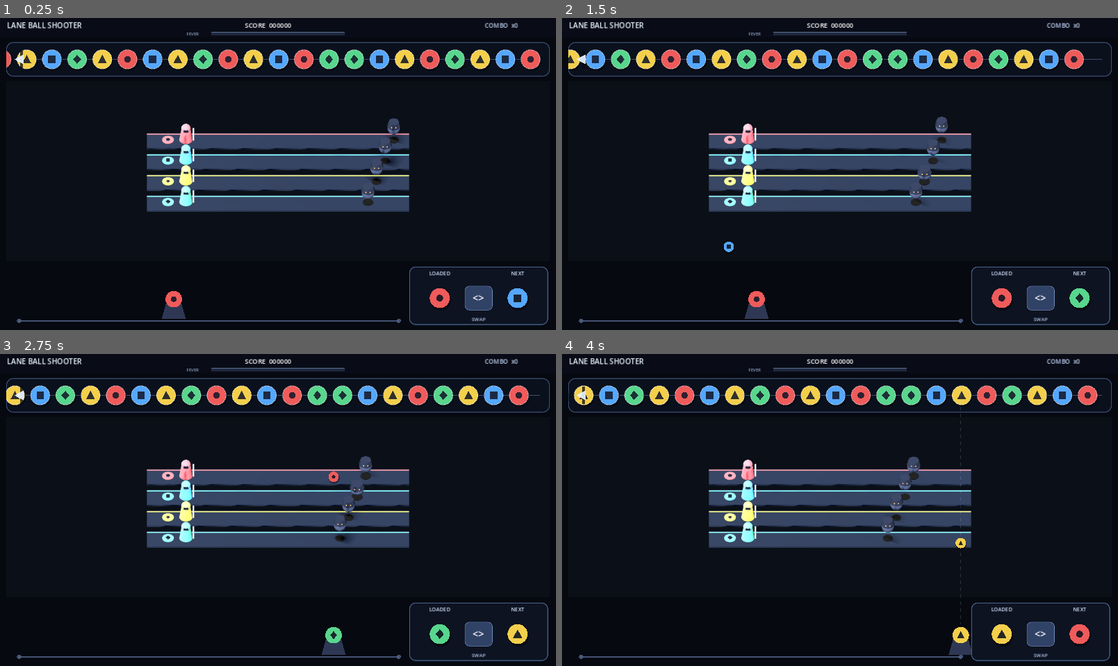
Above: before the commit, frames 1-4 (two rows, left to right).
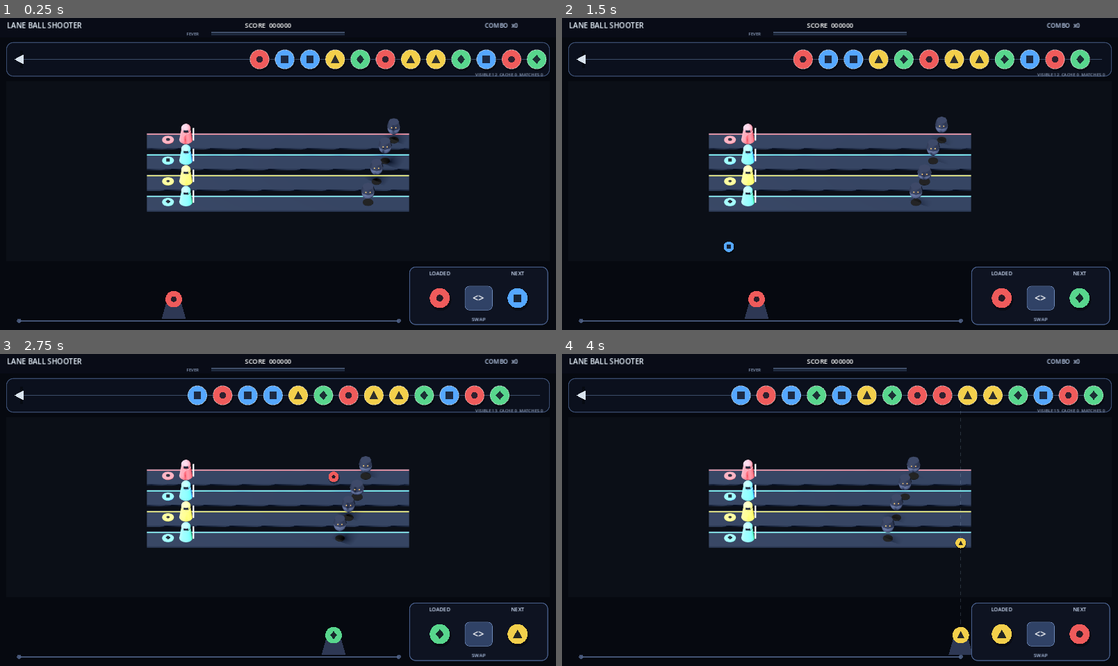
Above: after the commit, the same moments.

Repository: Shikirashi/lane-ball-shooter
Game: Godot game, scene res://scenes/main.tscn
Same seed, same stepped clock (60 frames per second), same inputs: the game is played once before the commit and once after it.
Inputs (mouse positions are in pixels of both pictures, inside the frame that each line leads up to):
- Up to frame 1 (0.25 s): no input
- Up to frame 2 (1.5 s): tap Enter at 0.5 s; drag from (1040, 295) to (895, 105) at 0.52 s; drag from (728, 189) to (812, 236) at 1.27 s
- Up to frame 3 (2.75 s): move the mouse to (333, 441) at 2.02 s; click (333, 441) at 2.17 s
- Up to frame 4 (4 s): drag from (812, 572) to (673, 463) at 2.77 s; move the mouse to (1006, 556) at 3.52 s; click (1006, 556) at 3.67 s; tap Space at 3.77 s

The runs differ from the first frame. In frame 1, 4.5% of the frame differs, in the area x 1-99%, y 10-19%; in frame 2, 4.4%; in frame 3, 4.5%; in frame 4, 4.7%, in the area x 1-98%, y 10-86%.

Commit message:
Implement P002 moving chain and matching

Diff:
--- /dev/null
+++ b/scripts/chain_model.gd
@@ -0,0 +1,224 @@
+class_name ChainModel
+extends RefCounted
+
+signal state_changed
+signal match_completed(identity: int, group_size: int)
+
+const DEFAULT_SPEED := 34.0
+const DEFAULT_SPACING := 58.0
+const DEFAULT_RADIUS := 22.0
+const DEFAULT_INITIAL_POPULATION := 12
+const DEFAULT_CACHE_RETURN_BATCH := 3
+const DEFAULT_EMPTY_RETURN_COUNT := 8
+const DEFAULT_MAX_AUTO_POPULATION := 24
+const MATCH_SIZE := 3
+const GAP_CLOSE_SPEED := 420.0
+const SEED_PATTERN: Array[int] = [
+	TeamData.Identity.RED,
+	TeamData.Identity.BLUE,
+	TeamData.Identity.BLUE,
+	TeamData.Identity.YELLOW,
+	TeamData.Identity.GREEN,
+	TeamData.Identity.RED,
+	TeamData.Identity.YELLOW,
+	TeamData.Identity.YELLOW,
+	TeamData.Identity.GREEN,
+	TeamData.Identity.BLUE,
+	TeamData.Identity.RED,
+	TeamData.Identity.GREEN,
+]
+
+var speed := DEFAULT_SPEED
+var spacing := DEFAULT_SPACING
+var radius := DEFAULT_RADIUS
+var initial_population := DEFAULT_INITIAL_POPULATION
+var cache_return_batch := DEFAULT_CACHE_RETURN_BATCH
+var empty_return_count := DEFAULT_EMPTY_RETURN_COUNT
+var max_auto_population := DEFAULT_MAX_AUTO_POPULATION
+var lane_width := 1252.0
+
+var balls: Array[Dictionary] = []
+var cache: Array[int] = []
+var total_match_events := 0
+var last_match_identity := -1
+var last_match_size := 0
+var event_log: Array[Dictionary] = []
+
+var _next_ball_id := 1
+
+func _init() -> void:
+	seed_stream()
+
+func set_lane_width(value: float) -> void:
+	lane_width = maxf(value, spacing * 3.0)
+
+func advance(delta: float) -> void:
+	var travel := speed * maxf(delta, 0.0)
+	for index in range(balls.size()):
+		var ball := balls[index]
+		ball.x -= travel
+		ball.display_x -= travel
+		ball.display_x = move_toward(float(ball.display_x), float(ball.x), GAP_CLOSE_SPEED * maxf(delta, 0.0))
+		balls[index] = ball
+
+	var rolled_off := false
+	while not balls.is_empty() and float(balls[0].x) + radius < 0.0:
+		var exited: Dictionary = balls.pop_front()
+		cache.append(int(exited.identity))
+		rolled_off = true
+	if balls.is_empty():
+		_ensure_playable_stream()
+	if travel > 0.0 or rolled_off:
+		state_changed.emit()
+
+func insert_shot(identity: int, impact_x: float) -> int:
+	if balls.is_empty():
+		var empty_ball := _make_ball(identity, clampf(impact_x, radius, lane_width - radius))
+		balls.append(empty_ball)
+		state_changed.emit()
+		_resolve_inserted_match(0)
+		return int(empty_ball.uid)
+
+	var insert_index := _nearest_gap_index(impact_x)
+	var logical_x: float
+	if insert_index == 0:
+		logical_x = float(balls[0].x) - spacing
+	elif insert_index == balls.size():
+		logical_x = float(balls[-1].x) + spacing
+	else:
+		logical_x = float(balls[insert_index - 1].x) + spacing
+		_shift_logical_positions(insert_index, spacing)
+
+	var inserted := _make_ball(identity, logical_x, impact_x)
+	balls.insert(insert_index, inserted)
+	state_changed.emit()
+	_resolve_inserted_match(insert_index)
+	return int(inserted.uid)
+
+func return_cached(requested_count: int = -1) -> int:
+	var count := cache_return_batch if requested_count < 0 else requested_count
+	count = mini(maxi(count, 0), cache.size())
+	for unused in range(count):
+		_append_on_right(cache.pop_front())
+	if count > 0:
+		state_changed.emit()
+	return count
+
+func seed_stream() -> void:
+	if balls.size() + cache.size() > 0:
+		return
+	var count := mini(initial_population, max_auto_population)
+	var right_x := lane_width - radius
+	var left_x := right_x - spacing * (count - 1)
+	for index in range(count):
+		balls.append(_make_ball(SEED_PATTERN[index % SEED_PATTERN.size()], left_x + spacing * index))
+	state_changed.emit()
+
+func set_test_state(identities: Array[int], start_x := 100.0, cached: Array[int] = []) -> void:
+	balls.clear()
+	cache = cached.duplicate()
+	total_match_events = 0
+	last_match_identity = -1
+	last_match_size = 0
+	event_log.clear()
+	for index in range(identities.size()):
+		balls.append(_make_ball(identities[index], start_x + spacing * index))
+	state_changed.emit()
+
+func identities() -> Array[int]:
+	var result: Array[int] = []
+	for ball in balls:
+		result.append(int(ball.identity))
+	return result
+
+func _nearest_gap_index(impact_x: float) -> int:
+	var best_index := 0
+	var best_distance := absf(impact_x - (float(balls[0].x) - spacing * 0.5))
+	for index in range(1, balls.size()):
+		var gap_x := (float(balls[index - 1].x) + float(balls[index].x)) * 0.5
+		var distance := absf(impact_x - gap_x)
+		if distance < best_distance:
+			best_distance = distance
+			best_index = index
+	var end_distance := absf(impact_x - (float(balls[-1].x) + spacing * 0.5))
+	if end_distance < best_distance:
+		best_index = balls.size()
+	return best_index
+
+func _resolve_inserted_match(insert_index: int) -> void:
+	if insert_index < 0 or insert_index >= balls.size():
+		return
+	var group := _group_at(insert_index)
+	if int(group.size) < MATCH_SIZE:
+		return
+
+	var return_requests := 0
+	var boundary := int(group.start)
+	_remove_group(int(group.start), int(group.size), int(group.identity))
+	return_requests += cache_return_batch
+
+	while boundary > 0 and boundary < balls.size():
+		if int(balls[boundary - 1].identity) != int(balls[boundary].identity):
+			break
+		var cascade := _group_at(boundary)
+		if int(cascade.size) < MATCH_SIZE:
+			break
+		boundary = int(cascade.start)
+		_remove_group(int(cascade.start), int(cascade.size), int(cascade.identity))
+		return_requests += cache_return_batch
+
+	if return_requests > 0:
+		return_cached(return_requests)
+	_ensure_playable_stream()
+	state_changed.emit()
+
+func _group_at(index: int) -> Dictionary:
+	var identity := int(balls[index].identity)
+	var start := index
+	var end := index
+	while start > 0 and int(balls[start - 1].identity) == identity:
+		start -= 1
+	while end + 1 < balls.size() and int(balls[end + 1].identity) == identity:
+		end += 1
+	return {"start": start, "size": end - start + 1, "identity": identity}
+
+func _remove_group(start: int, count: int, identity: int) -> void:
+	for unused in range(count):
+		balls.remove_at(start)
+	_shift_logical_positions(start, -spacing * count)
+	total_match_events += 1
+	last_match_identity = identity
+	last_match_size = count
+	event_log.append({"identity": identity, "size": count})
+	match_completed.emit(identity, count)
+
+func _shift_logical_positions(from_index: int, amount: float) -> void:
+	for index in range(from_index, balls.size()):
+		var ball := balls[index]
+		ball.x += amount
+		balls[index] = ball
+
+func _append_on_right(identity: int) -> void:
+	var spawn_x := lane_width - radius
+	if not balls.is_empty():
+		spawn_x = maxf(spawn_x, float(balls[-1].x) + spacing)
+	balls.append(_make_ball(identity, spawn_x, spawn_x + minf(spacing * 0.35, 18.0)))
+
+func _ensure_playable_stream() -> void:
+	if not balls.is_empty():
+		return
+	if not cache.is_empty():
+		return_cached(mini(empty_return_count, cache.size()))
+	else:
+		seed_stream()
+
+func _make_ball(identity: int, logical_x: float, display_x := NAN) -> Dictionary:
+	var resolved_display := logical_x if is_nan(display_x) else display_x
+	var result := {
+		"uid": _next_ball_id,
+		"identity": posmod(identity, TeamData.COUNT),
+		"x": logical_x,
+		"display_x": resolved_display,
+	}
+	_next_ball_id += 1
+	return result
--- a/scripts/main.gd
+++ b/scripts/main.gd
@@ -10,6 +10,7 @@
 var _magazine_view: MagazineView
 var _hud_view: HudView
 var _magazine := MagazineState.new()
+var _chain_model := ChainModel.new()
 var _cooldown_remaining := 0.0
 var _active_touch_id := -1
 var _touch_started_in_playfield := false
@@ -19,12 +20,14 @@
 	_build_scene()
 	_magazine.changed.connect(_on_magazine_changed)
 	_magazine_view.swap_requested.connect(_swap)
+	_shooter_view.shot_reached_lane.connect(_on_shot_reached_lane)
 	get_viewport().size_changed.connect(_layout)
 	_on_magazine_changed(_magazine.loaded_identity, _magazine.next_identity)
 	_layout()
 
 func _process(delta: float) -> void:
 	_cooldown_remaining = maxf(0.0, _cooldown_remaining - delta)
+	_chain_model.advance(delta)
 
 func _unhandled_input(event: InputEvent) -> void:
 	if event is InputEventMouseMotion:
@@ -74,6 +77,9 @@
 	_shooter_view.set_loaded(loaded)
 	_magazine_view.set_identities(loaded, next_value)
 
+func _on_shot_reached_lane(identity: int, screen_x: float) -> void:
+	_chain_model.insert_shot(identity, screen_x - _chain_view.position.x)
+
 func _build_scene() -> void:
 	_background = ColorRect.new()
 	_background.name = "Background"
@@ -95,8 +101,9 @@
 	_battlefield_viewport.add_child(Battlefield.new())
 
 	_chain_view = BallChainView.new()
-	_chain_view.name = "SampleBallChain_P002Placeholder"
+	_chain_view.name = "BallChain"
 	add_child(_chain_view)
+	_chain_view.set_model(_chain_model)
 	_shooter_view = ShooterView.new()
 	_shooter_view.name = "Shooter"
 	add_child(_shooter_view)
@@ -125,6 +132,7 @@
 	_hud_view.size = Vector2(viewport_size.x, hud_height)
 	_chain_view.position = Vector2(14.0, hud_height)
 	_chain_view.size = Vector2(viewport_size.x - 28.0, chain_height)
+	_chain_model.set_lane_width(_chain_view.size.x)
 	_battlefield_container.position = Vector2(14.0, center_top)
 	_battlefield_container.size = Vector2(viewport_size.x - 28.0, center_height)
 
@@ -134,5 +142,6 @@
 	_shooter_view.position = Vector2.ZERO
 	_shooter_view.size = viewport_size
 	var track_right := _magazine_view.position.x - 24.0
-	_shooter_view.configure_layout(viewport_size.y - 48.0, 44.0, track_right, hud_height + chain_height * 0.5)
+	var chain_lane_center := hud_height + 10.0 + maxf(56.0, chain_height - 14.0) * 0.5
+	_shooter_view.configure_layout(viewport_size.y - 48.0, 44.0, track_right, chain_lane_center)
 	_playfield_rect = Rect2(Vector2(0.0, center_top), Vector2(viewport_size.x, viewport_size.y - center_top))
--- a/scripts/ui/ball_chain_view.gd
+++ b/scripts/ui/ball_chain_view.gd
@@ -1,20 +1,24 @@
 class_name BallChainView
 extends Control
 
-const SPACING := 58.0
-const BALL_RADIUS := 22.0
-const SPEED := 34.0
-const SAMPLE: Array[int] = [0, 1, 2, 3, 0, 2, 1, 3, 3, 0, 1, 2, 0, 3, 2, 1, 0, 2, 3, 1, 2, 0, 3, 1]
-
-var _travel := 0.0
+var model: ChainModel
+var _feedback_time := 0.0
+var _feedback_identity := -1
+var _feedback_size := 0
 
 func _ready() -> void:
 	mouse_filter = Control.MOUSE_FILTER_IGNORE
 	clip_contents = true
 	queue_redraw()
 
+func set_model(value: ChainModel) -> void:
+	model = value
+	model.state_changed.connect(queue_redraw)
+	model.match_completed.connect(_on_match_completed)
+	queue_redraw()
+
 func _process(delta: float) -> void:
-	_travel = fmod(_travel + SPEED * delta, SPACING)
+	_feedback_time = maxf(0.0, _feedback_time - delta)
 	queue_redraw()
 
 func _draw() -> void:
@@ -22,17 +26,34 @@
 	draw_style_box(_panel_style(), lane_rect)
 	var cy := lane_rect.get_center().y
 	draw_line(Vector2(22.0, cy), Vector2(size.x - 22.0, cy), Color(0.3, 0.38, 0.52, 0.75), 3.0)
-	var count := ceili(size.x / SPACING) + 2
-	for index in range(count):
-		var identity := SAMPLE[index % SAMPLE.size()]
-		var center := Vector2(size.x - 36.0 - index * SPACING - _travel, cy)
-		if center.x < -BALL_RADIUS:
-			continue
-		draw_circle(center + Vector2(2.0, 4.0), BALL_RADIUS + 1.0, Color(0.0, 0.0, 0.0, 0.35))
-		draw_circle(center, BALL_RADIUS, TeamData.color(identity))
-		draw_arc(center, BALL_RADIUS, 0.0, TAU, 32, Color(1.0, 1.0, 1.0, 0.34), 2.0)
-		TeamData.draw_symbol(self, identity, center, BALL_RADIUS, Color(0.08, 0.1, 0.16, 0.88))
+	if model != null:
+		for ball in model.balls:
+			var identity := int(ball.identity)
+			var center := Vector2(float(ball.display_x), cy)
+			if center.x < -model.radius or center.x > size.x + model.radius:
+				continue
+			draw_circle(center + Vector2(2.0, 4.0), model.radius + 1.0, Color(0.0, 0.0, 0.0, 0.35))
+			draw_circle(center, model.radius, TeamData.color(identity))
+			draw_arc(center, model.radius, 0.0, TAU, 32, Color(1.0, 1.0, 1.0, 0.34), 2.0)
+			TeamData.draw_symbol(self, identity, center, model.radius, Color(0.08, 0.1, 0.16, 0.88))
+		draw_string(ThemeDB.fallback_font, Vector2(size.x - 248.0, size.y - 5.0), _debug_text(), HORIZONTAL_ALIGNMENT_RIGHT, 232.0, 10, Color(0.65, 0.72, 0.84, 0.85))
+	if _feedback_time > 0.0:
+		var feedback_color := TeamData.color(_feedback_identity).lightened(0.18)
+		draw_string(ThemeDB.fallback_font, Vector2(size.x * 0.5 - 90.0, 26.0), "MATCH %s x%d" % [TeamData.display_name(_feedback_identity), _feedback_size], HORIZONTAL_ALIGNMENT_CENTER, 180.0, 15, feedback_color)
+		var pulse_radius := 25.0 + (0.65 - _feedback_time) * 32.0
+		draw_arc(Vector2(size.x * 0.5, cy), pulse_radius, 0.0, TAU, 32, Color(feedback_color, _feedback_time), 2.0)
 	_draw_direction_hint(Vector2(36.0, cy))
+
+func _debug_text() -> String:
+	if model.last_match_identity < 0:
+		return "VISIBLE %d  CACHE %d  MATCHES 0" % [model.balls.size(), model.cache.size()]
+	return "VISIBLE %d  CACHE %d  LAST %s x%d  EVENTS %d" % [model.balls.size(), model.cache.size(), TeamData.display_name(model.last_match_identity), model.last_match_size, model.total_match_events]
+
+func _on_match_completed(identity: int, group_size: int) -> void:
+	_feedback_identity = identity
+	_feedback_size = group_size
+	_feedback_time = 0.65
+	queue_redraw()
 
 func _draw_direction_hint(center: Vector2) -> void:
 	var shade := Color(0.92, 0.96, 1.0, 0.92)
--- a/scripts/ui/shooter_view.gd
+++ b/scripts/ui/shooter_view.gd
@@ -1,5 +1,7 @@
 class_name ShooterView
 extends Control
+
+signal shot_reached_lane(identity: int, impact_x: float)
 
 var loaded_identity: int = TeamData.Identity.RED
 var shooter_x := 400.0
@@ -39,9 +41,11 @@
 	var needs_redraw := false
 	for index in range(_shots.size() - 1, -1, -1):
 		var shot: Dictionary = _shots[index]
+		var previous_y := float(shot.position.y)
 		shot.position.y -= 610.0 * delta
 		_shots[index] = shot
-		if shot.position.y < shot_ceiling:
+		if previous_y >= shot_ceiling and float(shot.position.y) <= shot_ceiling:
+			shot_reached_lane.emit(int(shot.identity), float(shot.position.x))
 			_shots.remove_at(index)
 		needs_redraw = true
 	if _muzzle_flash > 0.0:
--- /dev/null
+++ b/tests/p002_logic_test.gd
@@ -0,0 +1,158 @@
+extends SceneTree
+
+var _failures: Array[String] = []
+var _checks := 0
+
+func _initialize() -> void:
+	call_deferred("_run")
+
+func _check(condition: bool, message: String) -> void:
+	_checks += 1
+	if not condition:
+		_failures.append(message)
+
+func _run() -> void:
+	_test_bounded_seed()
+	_test_three_ball_threshold()
+	_test_large_group_single_event()
+	_test_boundary_cascade_order()
+	_test_fifo_rollover_and_partial_return()
+	_test_empty_recovery()
+	_test_continuous_identity_motion()
+	await _test_shot_pipeline()
+	_finish()
+
+func _test_bounded_seed() -> void:
+	var model := ChainModel.new()
+	_check(model.balls.size() == model.initial_population, "seed uses configured initial population")
+	_check(model.balls.size() + model.cache.size() <= model.max_auto_population, "seed respects automatic population cap")
+	for identity in range(TeamData.COUNT):
+		_check(model.identities().has(identity), "seed includes team identity %d" % identity)
+	var longest_run := 1
+	var current_run := 1
+	var seeded := model.identities()
+	for index in range(1, seeded.size()):
+		if seeded[index] == seeded[index - 1]:
+			current_run += 1
+			longest_run = maxi(longest_run, current_run)
+		else:
+			current_run = 1
+	_check(longest_run < ChainModel.MATCH_SIZE, "seed contains no uncontrolled match-ready triple")
+
+func _test_three_ball_threshold() -> void:
+	var model := ChainModel.new()
+	var reds: Array[int] = [TeamData.Identity.RED]
+	var cached: Array[int] = [TeamData.Identity.GREEN]
+	model.set_test_state(reds, 100.0, cached)
+	model.insert_shot(TeamData.Identity.RED, 129.0)
+	_check(model.identities() == [TeamData.Identity.RED, TeamData.Identity.RED], "two adjacent balls remain")
+	_check(model.total_match_events == 0, "two adjacent balls emit no match")
+	model.insert_shot(TeamData.Identity.RED, 187.0)
+	_check(model.total_match_events == 1, "inserted third emits one match")
+	_check(model.last_match_identity == TeamData.Identity.RED and model.last_match_size == 3, "three-ball event reports identity and actual size")
+	_check(model.identities() == [TeamData.Identity.GREEN], "match returns cached ball without fabricating survivors")
+
+func _test_large_group_single_event() -> void:
+	var model := ChainModel.new()
+	var identities: Array[int] = [TeamData.Identity.BLUE, TeamData.Identity.BLUE, TeamData.Identity.BLUE]
+	var cached: Array[int] = [TeamData.Identity.YELLOW]
+	model.set_test_state(identities, 100.0, cached)
+	model.insert_shot(TeamData.Identity.BLUE, 303.0)
+	_check(model.total_match_events == 1, "four-ball group is one event")
+	_check(model.event_log.size() == 1 and int(model.event_log[0].size) == 4, "large group reports four removed")
+
+func _test_boundary_cascade_order() -> void:
+	var model := ChainModel.new()
+	var identities: Array[int] = [
+		TeamData.Identity.GREEN,
+		TeamData.Identity.GREEN,
+		TeamData.Identity.RED,
+		TeamData.Identity.RED,
+		TeamData.Identity.GREEN,
+		TeamData.Identity.BLUE,
+		TeamData.Identity.BLUE,
+		TeamData.Identity.BLUE,
+	]
+	model.set_test_state(identities)
+	model.insert_shot(TeamData.Identity.RED, 303.0)
+	_check(model.event_log.size() == 2, "insertion and gap closure produce two distinct events")
+	if model.event_log.size() == 2:
+		_check(int(model.event_log[0].identity) == TeamData.Identity.RED and int(model.event_log[0].size) == 3, "inserted red group resolves first")
+		_check(int(model.event_log[1].identity) == TeamData.Identity.GREEN and int(model.event_log[1].size) == 3, "newly connected green group cascades second")
+	_check(model.identities() == [TeamData.Identity.BLUE, TeamData.Identity.BLUE, TeamData.Identity.BLUE], "unrelated preexisting blue group remains")
+
+func _test_fifo_rollover_and_partial_return() -> void:
+	var model := ChainModel.new()
+	var identities: Array[int] = [
+		TeamData.Identity.RED,
+		TeamData.Identity.GREEN,
+		TeamData.Identity.BLUE,
+		TeamData.Identity.YELLOW,
+		TeamData.Identity.YELLOW,
+	]
+	model.set_test_state(identities, -190.0)
+	model.advance(0.0)
+	_check(model.cache == [TeamData.Identity.RED, TeamData.Identity.GREEN, TeamData.Identity.BLUE], "left exits append RED, GREEN, BLUE to FIFO cache")
+	model.return_cached(2)
+	_check(model.cache == [TeamData.Identity.BLUE], "partial return consumes cache front")
+	_check(model.identities().slice(-2) == [TeamData.Identity.RED, TeamData.Identity.GREEN], "partial return appends RED then GREEN on right")
+	model.return_cached(1)
+	_check(model.identities().slice(-3) == [TeamData.Identity.RED, TeamData.Identity.GREEN, TeamData.Identity.BLUE], "fully restored subgroup preserves left-to-right order")
+
+func _test_empty_recovery() -> void:
+	var model := ChainModel.new()
+	var identities: Array[int] = [TeamData.Identity.RED, TeamData.Identity.GREEN, TeamData.Identity.BLUE]
+	model.set_test_state(identities, -220.0)
+	model.advance(0.0)
+	_check(model.identities() == identities and model.cache.is_empty(), "empty visible chain immediately re-enters from cache in FIFO order")
+	var none: Array[int] = []
+	model.set_test_state(none)
+	model.advance(0.0)
+	_check(model.balls.size() == model.initial_population, "empty model and cache reseed bounded stream")
+	_check(model.balls.size() + model.cache.size() <= model.max_auto_population, "automatic reseed respects population cap")
+
+func _test_continuous_identity_motion() -> void:
+	var model := ChainModel.new()
+	var identities: Array[int] = [TeamData.Identity.RED, TeamData.Identity.BLUE, TeamData.Identity.GREEN]
+	model.set_test_state(identities, 500.0)
+	var before: Array[Dictionary] = model.balls.duplicate(true)
+	model.advance(0.25)
+	_check(model.balls.size() == before.size(), "sub-spacing movement does not replace balls")
+	for index in range(before.size()):
+		_check(int(model.balls[index].uid) == int(before[index].uid), "moving ball keeps stable uid at index %d" % index)
+		_check(int(model.balls[index].identity) == int(before[index].identity), "moving ball keeps identity at index %d" % index)
+		_check(is_equal_approx(float(model.balls[index].x), float(before[index].x) - model.speed * 0.25), "moving ball advances continuously at index %d" % index)
+
+func _test_shot_pipeline() -> void:
+	var packed: PackedScene = load("res://scenes/main.tscn")
+	var main := packed.instantiate()
+	root.add_child(main)
+	await process_frame
+	await process_frame
+	var model: ChainModel = main.get("_chain_model")
+	var shooter: ShooterView = main.get("_shooter_view")
+	var magazine: MagazineState = main.get("_magazine")
+	var safe_chain: Array[int] = [TeamData.Identity.BLUE, TeamData.Identity.GREEN, TeamData.Identity.YELLOW]
+	model.set_test_state(safe_chain, 220.0)
+	var before_count := model.balls.size()
+	var fired_identity := magazine.loaded_identity
+	var expected_loaded := magazine.next_identity
+	main.call("_shoot")
+	_check(magazine.loaded_identity == expected_loaded, "normal shot consumes magazine exactly once")
+	_check(model.balls.size() == before_count, "shot does not insert before reaching lane")
+	_check(shooter.get("_shots").size() == 1 and int(shooter.get("_shots")[0].identity) == fired_identity, "projectile locks fired identity")
+	shooter._process(1.0)
+	_check(shooter.get("_shots").is_empty(), "projectile is consumed at lane crossing")
+	_check(model.balls.size() == before_count + 1, "lane crossing inserts exactly one ball")
+	_check(model.identities().count(fired_identity) == 1, "inserted ball retains projectile identity")
+	main.queue_free()
+
+func _finish() -> void:
+	if _failures.is_empty():
+		print("P002 gameplay logic: PASS (%d checks)" % _checks)
+		quit(0)
+		return
+	for failure in _failures:
+		push_error("P002 gameplay logic: " + failure)
+	print("P002 gameplay logic: FAIL (%d failures / %d checks)" % [_failures.size(), _checks])
+	quit(1)
Not shown, added: scripts/chain_model.gd.uid
Not shown, added: tests/headless_smoke.gd.uid
